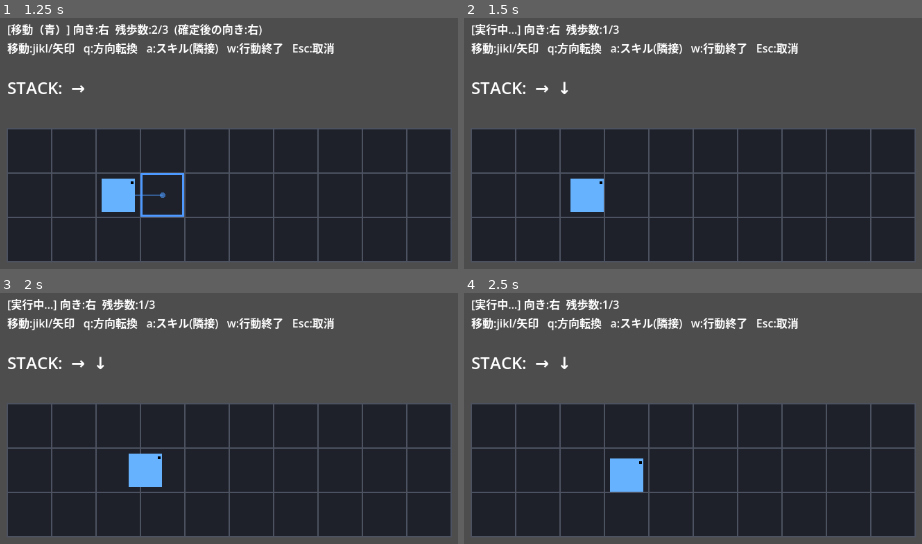
Above: before the commit, frames 1-4 (two rows, left to right).
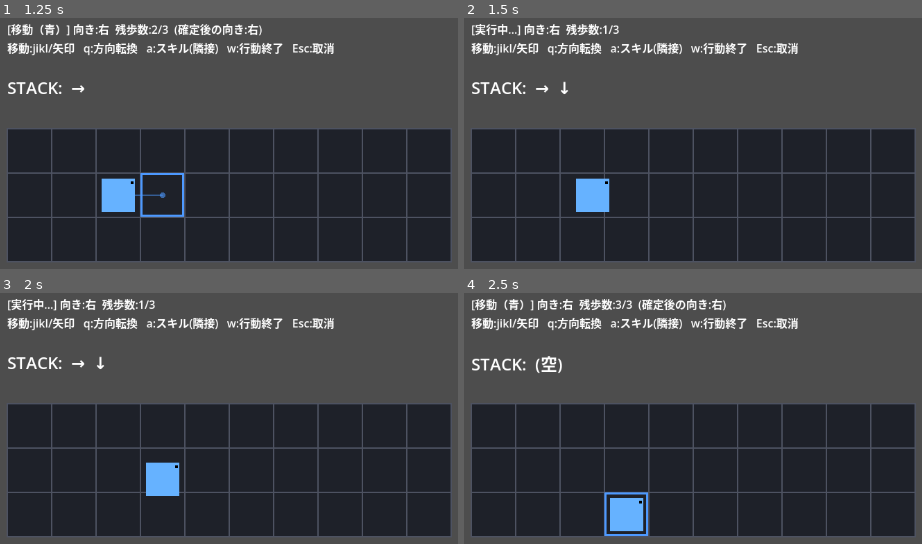
Above: after the commit, the same moments.

Repository: kyamamoto5963/5001_KeyInputGame
Game: Godot game, scene res://scenes/command_stack_lab/command_stack_lab.tscn
Same seed, same stepped clock (60 frames per second), same inputs: the game is played once before the commit and once after it.
Inputs:
- Up to frame 1 (1.25 s): tap Enter (confirm) at 0.5, 0.6 s; hold Right (move_right) from 0.53 s (still down); tap Space at 0.77 s
- Up to frame 2 (1.5 s): tap Enter (confirm) at 1.25 s; release Right (move_right) at 1.28 s; hold Down (move_down) from 1.28 s (still down); tap W (end_turn) at 1.35 s
- Up to frame 3 (2 s): keep holding Down (move_down); tap Space at 1.52 s
- Up to frame 4 (2.5 s): release Down (move_down) at 2.03 s; hold Right (move_right) from 2.03 s (still down); tap Q (face) at 2.1 s

Frame 1 is identical in both runs. In frame 2, 0.4% of the frame differs, in the area x 23-32%, y 63-78%; in frame 3, 1.3%; in frame 4, 4.4%, in the area x 1-58%, y 2-97%.

Commit message:
tune(lab): 移動速度を 0.5秒/マスに調整（体感優先）
Co-Authored-By: Claude Opus 4.8 <noreply@anthropic.com>

Diff:
--- a/dev/scenes/command_stack_lab/command_stack_lab.gd
+++ b/dev/scenes/command_stack_lab/command_stack_lab.gd
@@ -14,7 +14,7 @@
 const CELL_PX := 64
 const ORIGIN := Vector2(48, 180)
 const MOVE_STEPS := 3          # 仮（メンバー固有の move_steps）
-const MOVE_TIME := 1.0         # 1マス/秒（要調整）
+const MOVE_TIME := 0.5         # 0.5秒/マス（要調整）
 const FACE_BEAT := 0.15        # 方向転換の見せ間
 const SKILL_FLASH := 0.4       # スキル発動マーカーの表示時間
 
